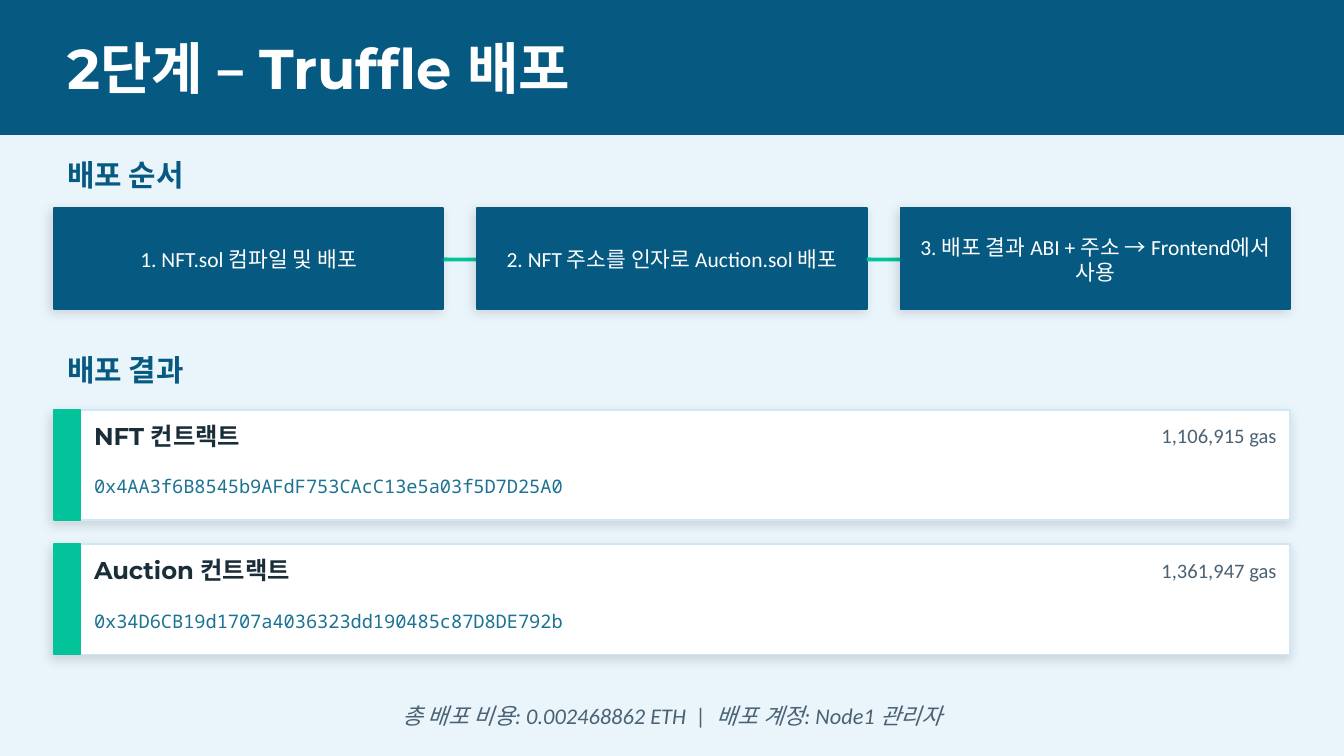
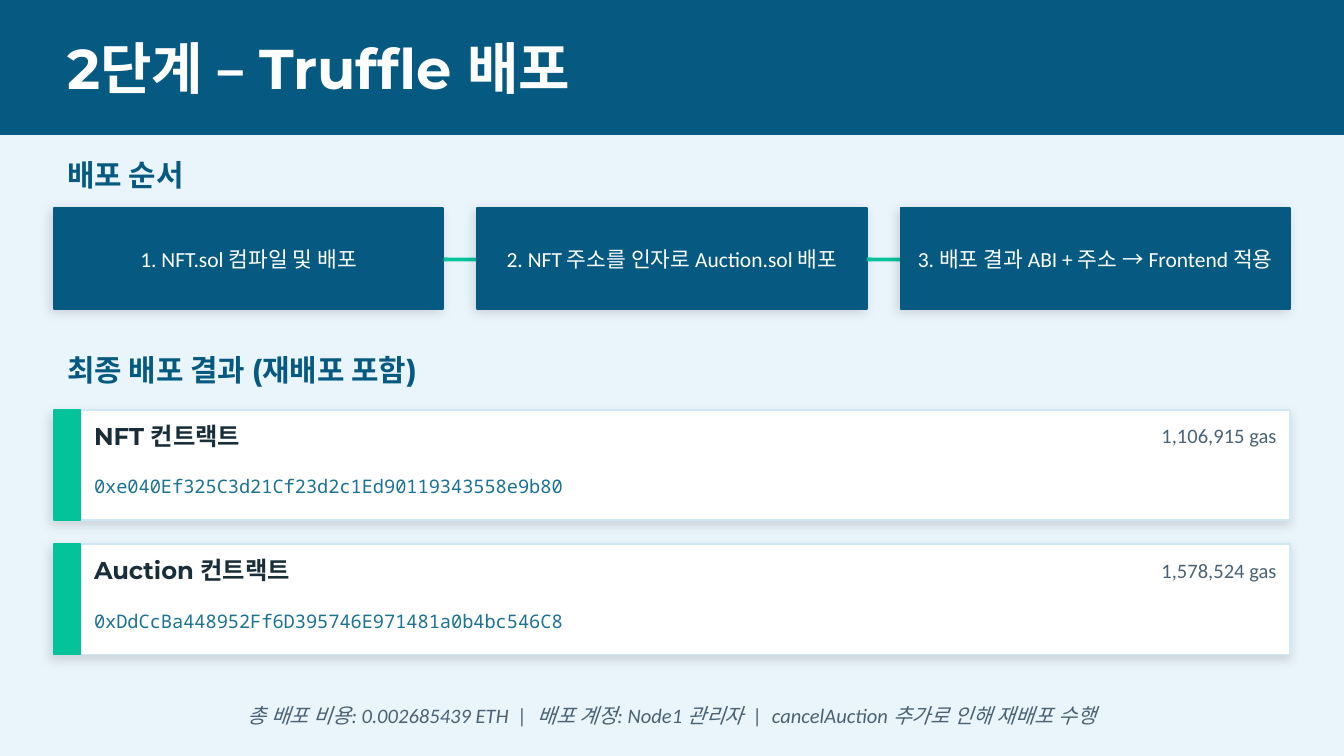
Before and after one commit to bbasung1/blockchain_Final_homework_auction, a slide deck: slide 6 of NFT경매시스템_발표.pptx. Drawn at 1344x756 pixels with LibreOffice and Linux fonts; fonts in the diff are those of the drawing. Boxes give left, top, right and bottom in pixels: in the first picture for what was removed or moved away, otherwise in the second. Text is boxed around its words. In the diff, an @@ line names an element or a change of style, - is before the commit and + after.

Commit message:
[FEAT]index.html 경매 중단 기능 추가

```diff
--- a/NFT경매시스템_발표.pptx
+++ b/NFT경매시스템_발표.pptx
@@ text at [918,249,1273,269]: text changed @@
-3. 배포 결과 ABI + 주소 → Frontend에서 사용
+3. 배포 결과 ABI + 주소 → Frontend 적용
@@ text at [67,356,417,387]: text changed @@
-배포 결과
+최종 배포 결과 (재배포 포함)
@@ text at [94,478,563,493]: text changed @@
-0x4AA3f6B8545b9AFdF753CAcC13e5a03f5D7D25A0
+0xe040Ef325C3d21Cf23d2c1Ed90119343558e9b80
@@ text at [1161,564,1276,582]: text changed @@
-1,361,947 gas
+1,578,524 gas
@@ text at [94,613,563,628]: text changed @@
-0x34D6CB19d1707a4036323dd190485c87D8DE792b
+0xDdCcBa448952Ff6D395746E971481a0b4bc546C8
@@ text at [247,706,1096,725]: text changed; size 12 to 11 pt @@
-총 배포 비용: 0.002468862 ETH | 배포 계정: Node1 관리자
+총 배포 비용: 0.002685439 ETH | 배포 계정: Node1 관리자 | cancelAuction 추가로 인해 재배포 수행
```
Also in this commit, not shown: 9 other slides changed, 23 other files.
